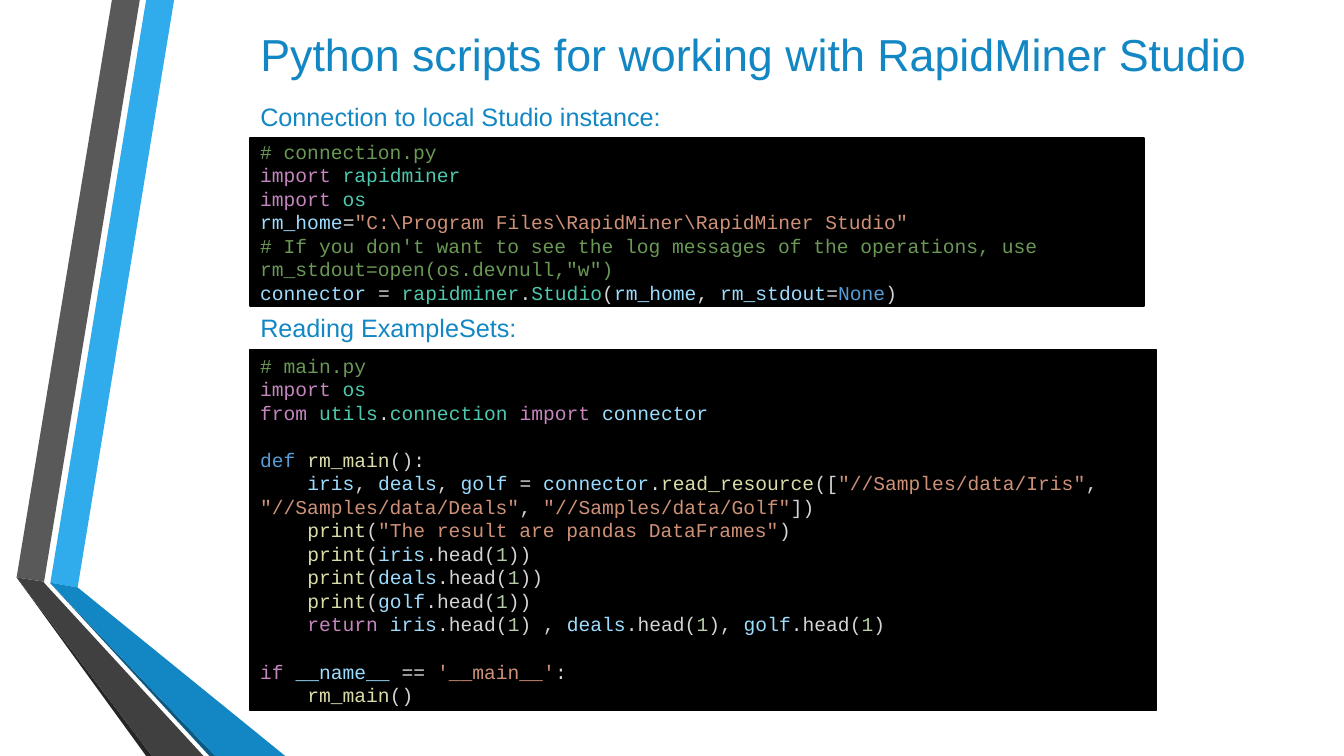
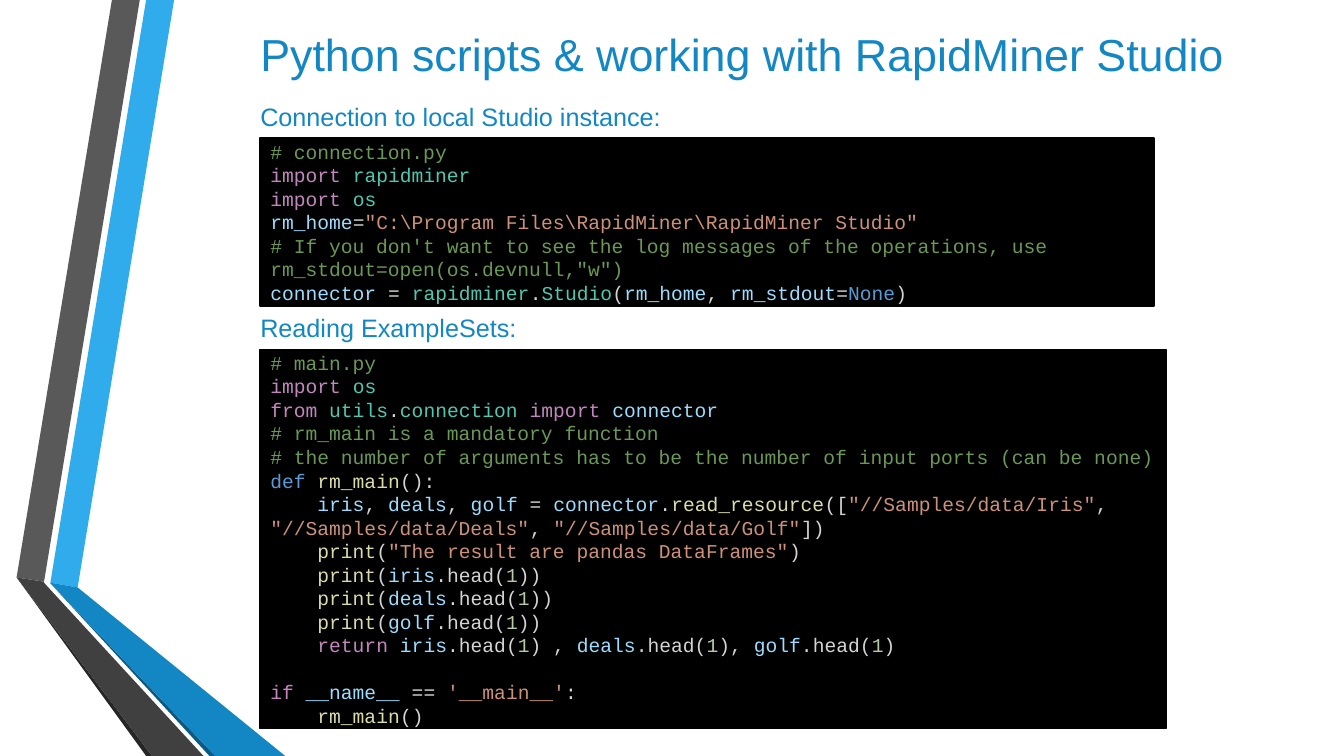
Before and after one commit to Huzefa-Mustafa/rapidminer-python, a slide deck: slide 4 of docs/Presentation_RapidMiner_Python.pptx. Drawn at 1344x756 pixels with LibreOffice and Linux fonts; fonts in the diff are those of the drawing; background and template pictures are left out. Boxes give left, top, right and bottom in pixels: in the first picture for what was removed or moved away, otherwise in the second. Text is boxed around its words. In the diff, an @@ line names an element or a change of style, - is before the commit and + after.

Commit message:
docs, scripts and ppt updated

```diff
--- a/docs/Presentation_RapidMiner_Python.pptx
+++ b/docs/Presentation_RapidMiner_Python.pptx
@@ text at (260, 38, 1223, 79): text changed @@
-Python scripts for working with RapidMiner Studio
+Python scripts & working with RapidMiner Studio
@@ rectangle "# connection.py": place and size @@
-rectangle "# connection.py" at (250, 138, 1143, 307)
+rectangle "# connection.py" at (260, 138, 1153, 307)
@@ rectangle "# main.py": place and size @@
-rectangle "# main.py" at (250, 350, 1156, 711)
+rectangle "# main.py" at (260, 350, 1167, 729)
@@ text in rectangle at (270, 427, 1153, 492): text changed; text colour #DCDCAA to #6A9955 @@
-def rm_main():
+# rm_main is a mandatory function
+# the number of arguments has to be the number of input ports (can be none)
+def rm_main():
```
Also in this commit, not shown: 3 other slides changed, 3 slides added, 1 slide removed, 8 other files.
